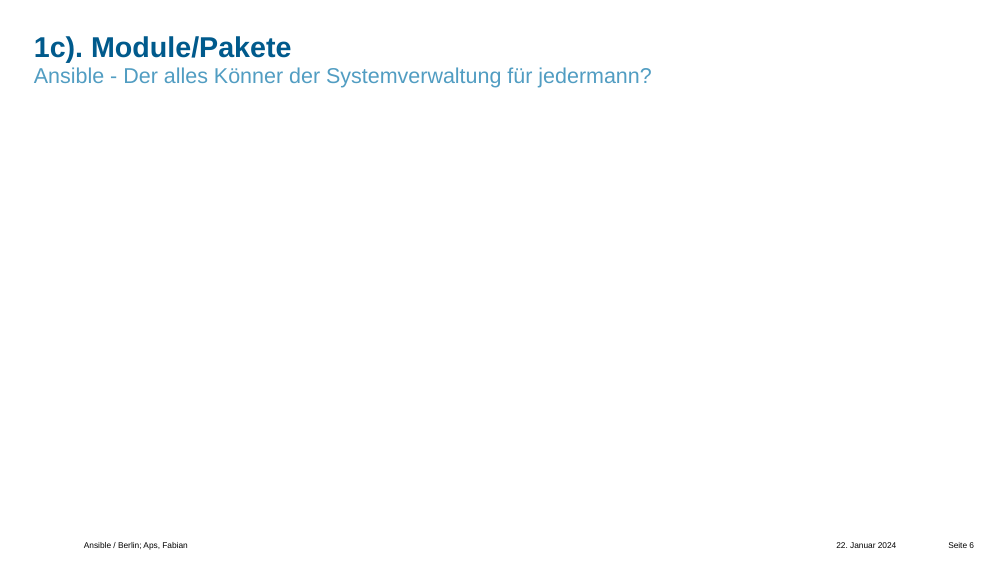
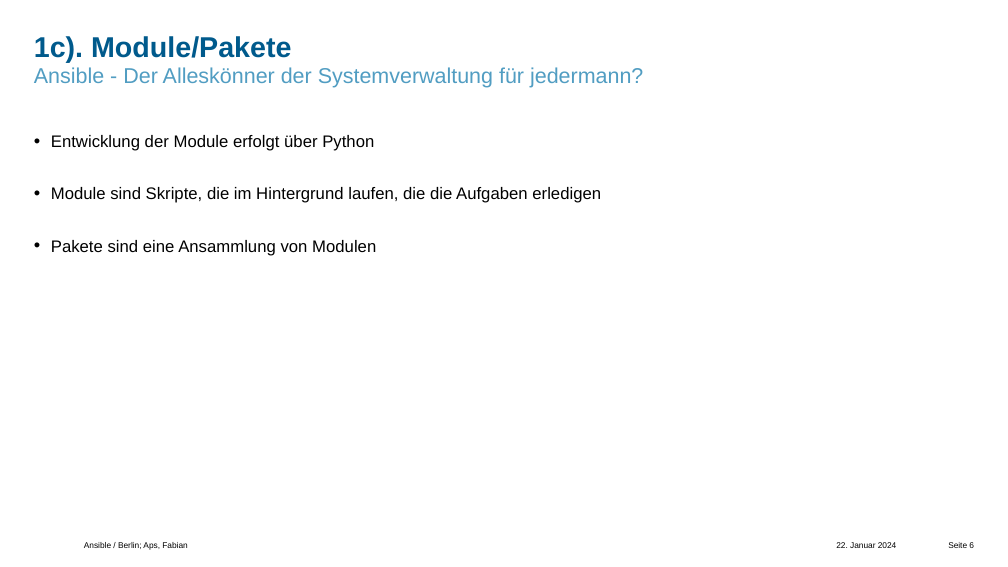
Before and after one commit to comboomPunkTsucht/OSZIMT-repo-ITA12_aps, a slide deck: slide 6 of Drites AusbildungsJahr/Ansible-ITA12-Aps,Fabian-KfW.pptx. Drawn at 1008x567 pixels with LibreOffice and Linux fonts; fonts in the diff are those of the drawing; background and template pictures are left out. Boxes give left, top, right and bottom in pixels: in the first picture for what was removed or moved away, otherwise in the second. Text is boxed around its words. In the diff, an @@ line names an element or a change of style, - is before the commit and + after.

```diff
--- a/Drites AusbildungsJahr/Ansible-ITA12-Aps,Fabian-KfW.pptx
+++ b/Drites AusbildungsJahr/Ansible-ITA12-Aps,Fabian-KfW.pptx
@@ text at box(34, 67, 643, 88): text changed @@
-Ansible - Der alles Könner der Systemverwaltung für jedermann?
+Ansible - Der Alleskönner der Systemverwaltung für jedermann?
@@ text added at box(51, 135, 601, 256), 14 pt, text #000000 @@
+• Entwicklung der Module erfolgt über Python
+• Module sind Skripte, die im Hintergrund laufen, die die Aufgaben erledigen
+• Pakete sind eine Ansammlung von Modulen
```
Also in this commit, not shown: 5 other slides changed, 2 slides added, 1 other file.
